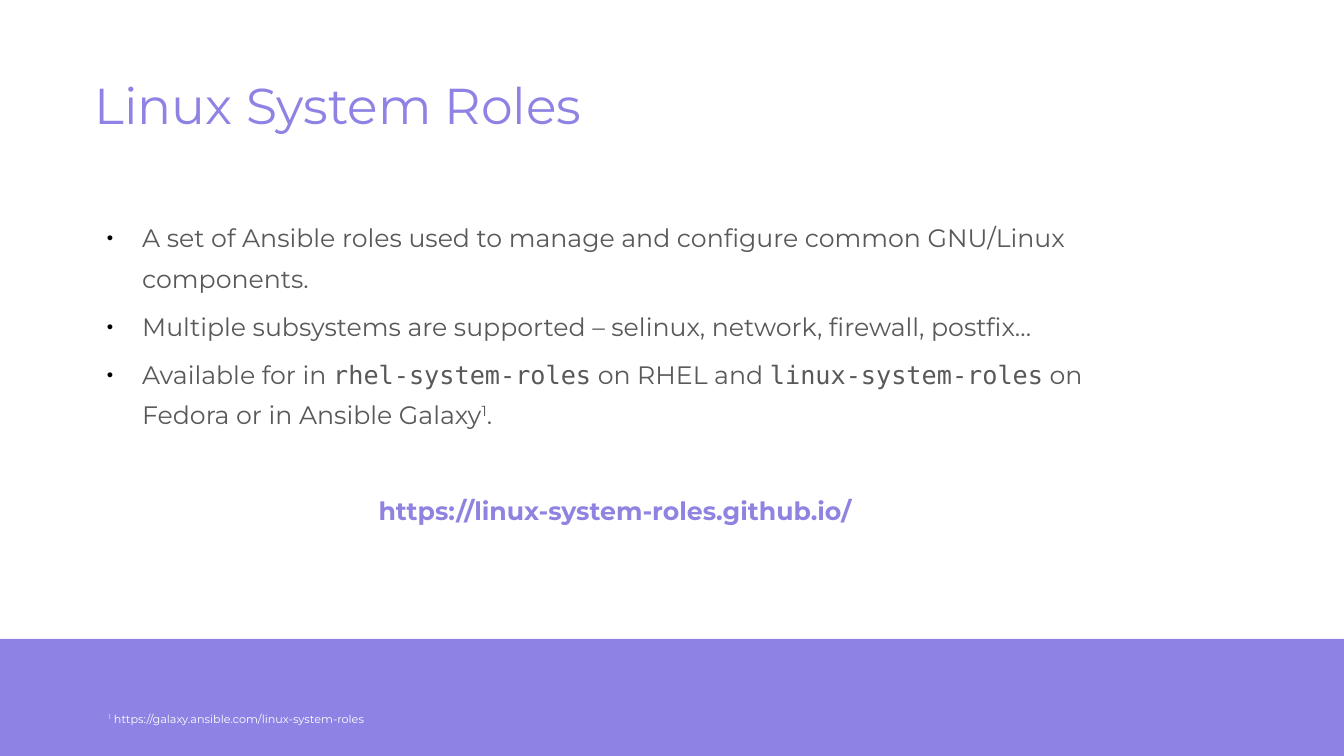
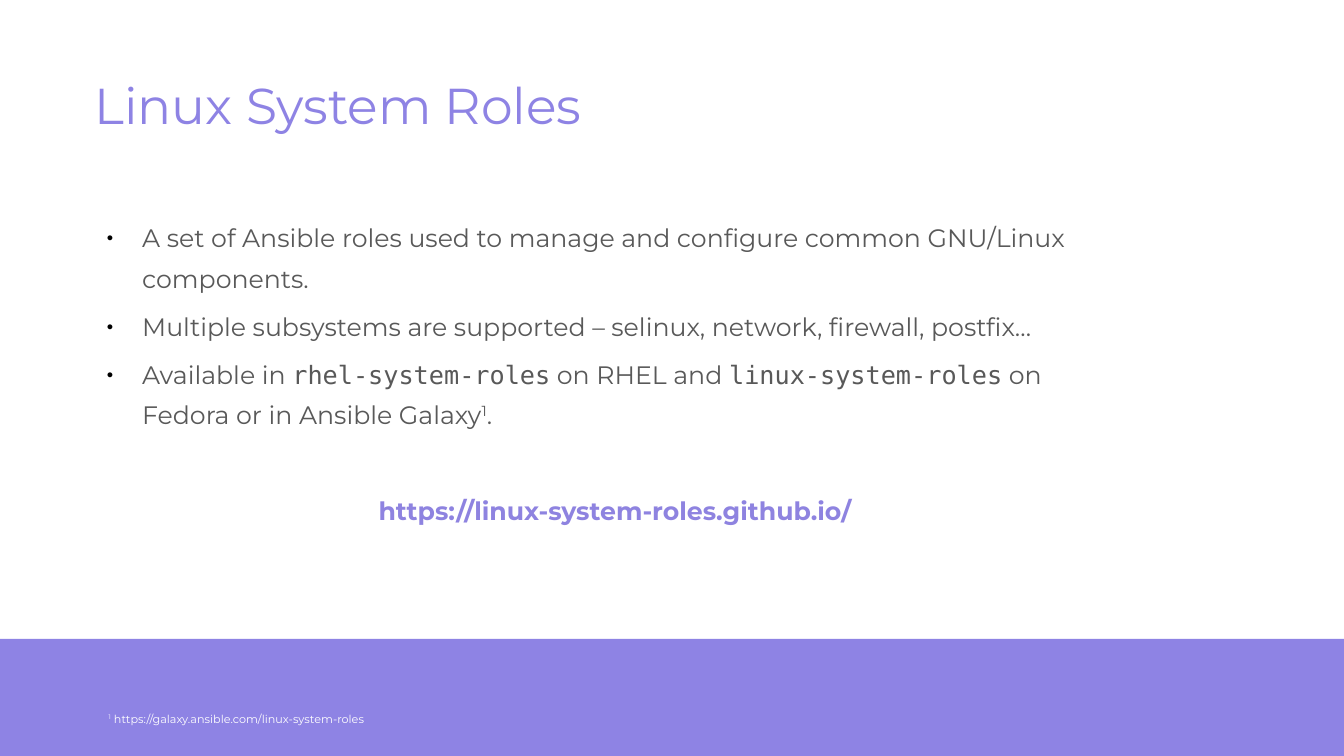
Before and after one commit to vojtechtrefny/slides, a slide deck: slide 2 of Manage storage easily with Linux System Roles/storage-role.odp. Drawn at 1344x756 pixels with LibreOffice and Linux fonts; fonts in the diff are those of the drawing; background and template pictures are left out. Boxes give left, top, right and bottom in pixels: in the first picture for what was removed or moved away, otherwise in the second. Text is boxed around its words. In the diff, an @@ line names an element or a change of style, - is before the commit and + after.

```diff
--- a/Manage storage easily with Linux System Roles/storage-role.odp
+++ b/Manage storage easily with Linux System Roles/storage-role.odp
@@ text at (142, 364, 1042, 424): text changed @@
-● Available for in rhel-system-roles on RHEL and linux-system-roles on Fedora or in Ansible Galaxy1.
+● Available in rhel-system-roles on RHEL and linux-system-roles on Fedora or in Ansible Galaxy1.
```
Also in this commit, not shown: 3 other slides changed, 1 other file.
